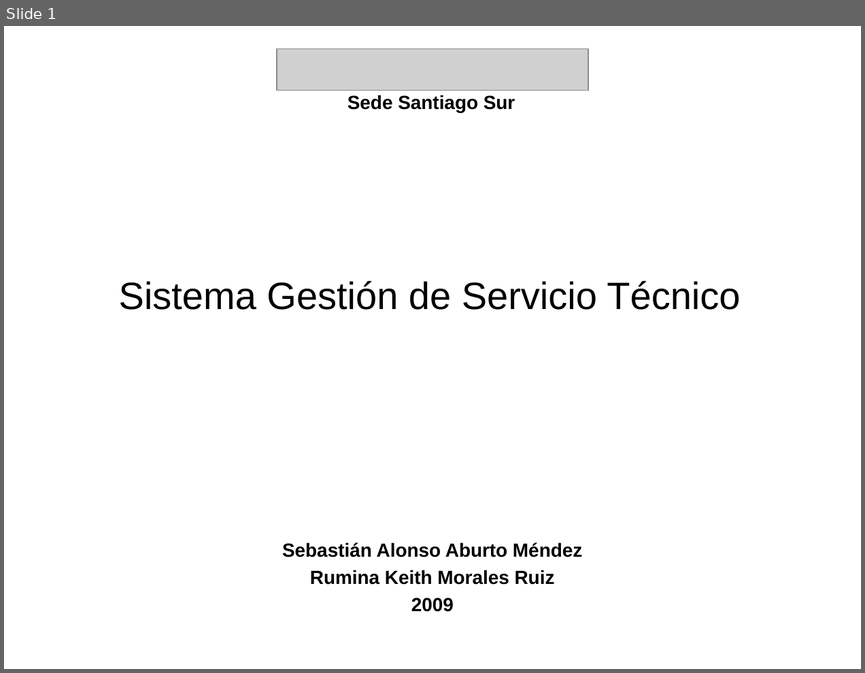
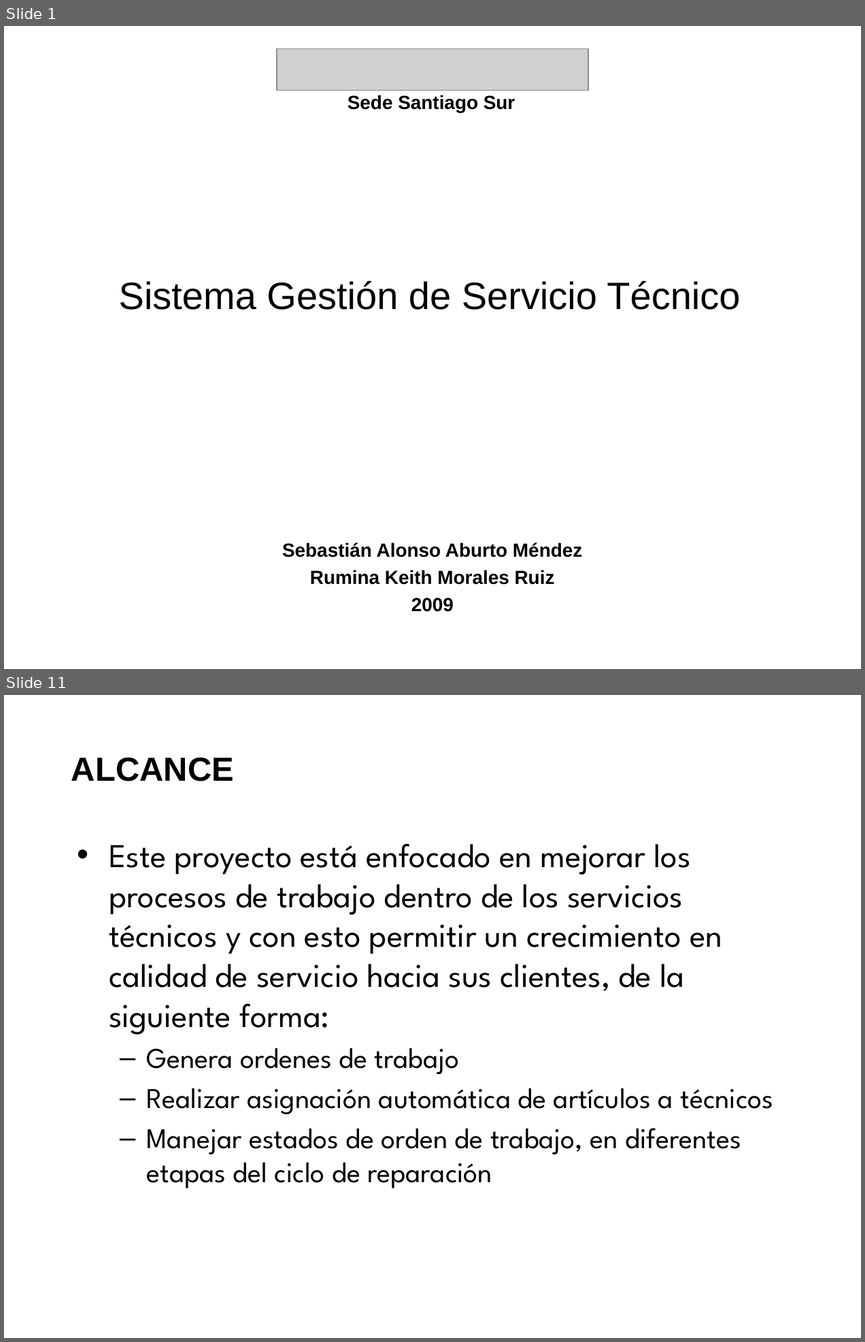
Before and after one commit to saburto/sigset, a slide deck: sigset/documentos/Documentos finales/Presentacion.pptx. Shown one above the other, each under a label of ours: slide 1 before the commit, slides 1 and 11 after it; the slides between them are not shown. The pictures are 865x673 and 865x1342 pixels, drawn with LibreOffice and Linux fonts; fonts in the diff are those of the drawing; grey boxes stand for pictures; background and template pictures are left out. Boxes give left, top, right and bottom in pixels: in the first picture for what was removed or moved away, otherwise in the second. Text is boxed around its words. In the diff, an @@ line names an element or a change of style, - is before the commit and + after.

```diff
--- a/sigset/documentos/Documentos finales/Presentacion.pptx
+++ b/sigset/documentos/Documentos finales/Presentacion.pptx
@@ slide 11 added at (4,695,861,1338), background picture (left out) @@
@@ text added at (71,757,234,781), 28 pt, text #000000, bold @@
+ALCANCE
@@ text added at (109,843,774,1188), 28 pt, text #000000 @@
+• Este proyecto está enfocado en mejorar los procesos de trabajo dentro de los servicios técnicos y con esto permitir un crecimiento en calidad de servicio hacia sus clientes, de la siguiente forma:
+  – Genera ordenes de trabajo
+  – Realizar asignación automática de artículos a técnicos
+  – Manejar estados de orden de trabajo, en diferentes etapas del ciclo de reparación
```
Also in this commit, not shown: 3 slides changed, 23 other slides added, 1 slide removed.
